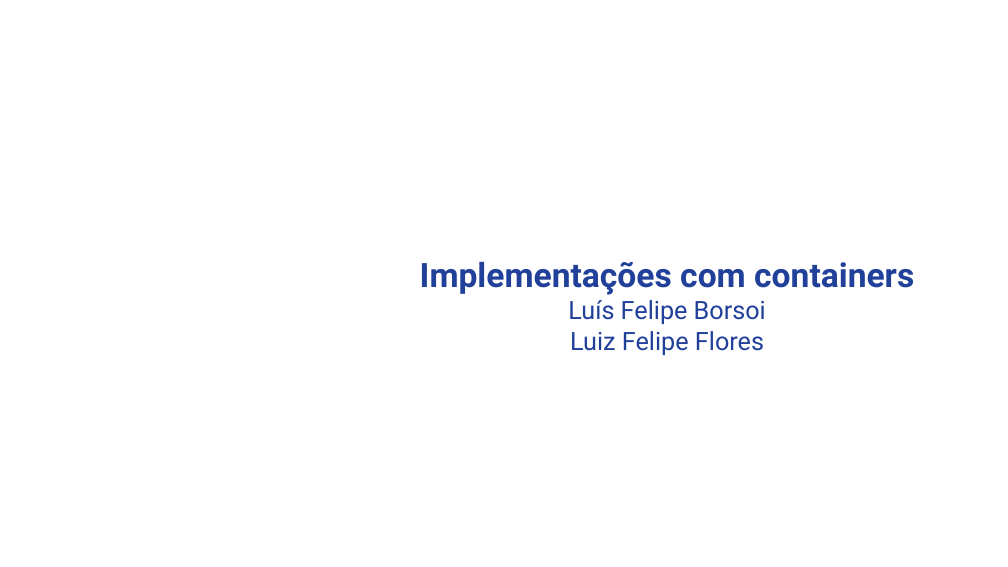
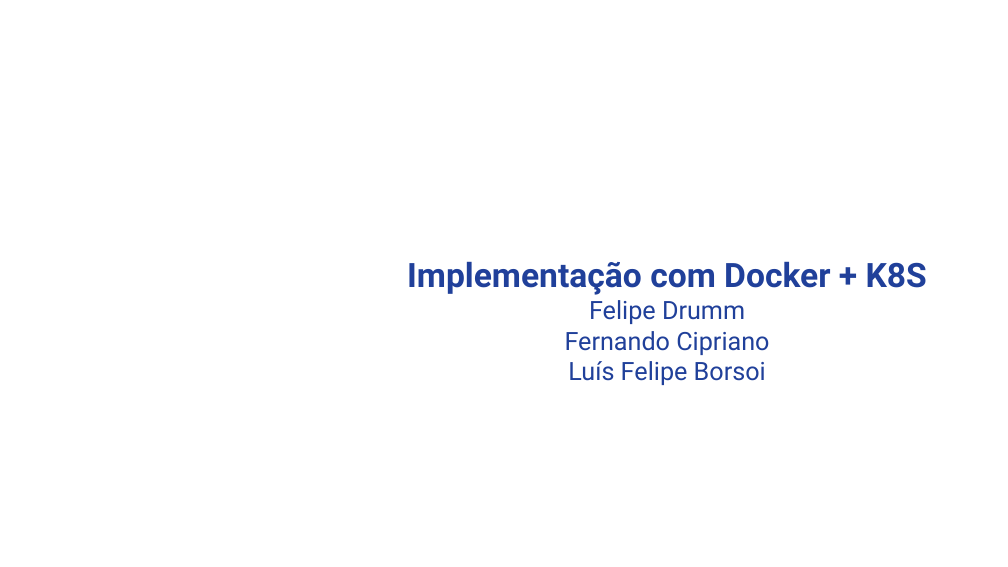
Before and after one commit to luisfelipe998/docker-kubernetes-arq-com-2, a slide deck: slide 1 of FelipeDrumm_FernandoCipriano_LuisFelipeBorsoi_GB.pptx. Drawn at 1008x567 pixels with LibreOffice and Linux fonts; fonts in the diff are those of the drawing; background and template pictures are left out. Boxes give left, top, right and bottom in pixels: in the first picture for what was removed or moved away, otherwise in the second. Text is boxed around its words. In the diff, an @@ line names an element or a change of style, - is before the commit and + after.

```diff
--- a/FelipeDrumm_FernandoCipriano_LuisFelipeBorsoi_GB.pptx
+++ b/FelipeDrumm_FernandoCipriano_LuisFelipeBorsoi_GB.pptx
@@ text at box(407, 261, 927, 385): text changed @@
-Implementações com containers
-Luís Felipe Borsoi
-Luiz Felipe Flores
+Implementação com Docker + K8S
+Felipe Drumm
+Fernando Cipriano
+Luís Felipe Borsoi
```
Also in this commit, not shown: 25 other slides changed, 5 slides added, 4 slides removed.
